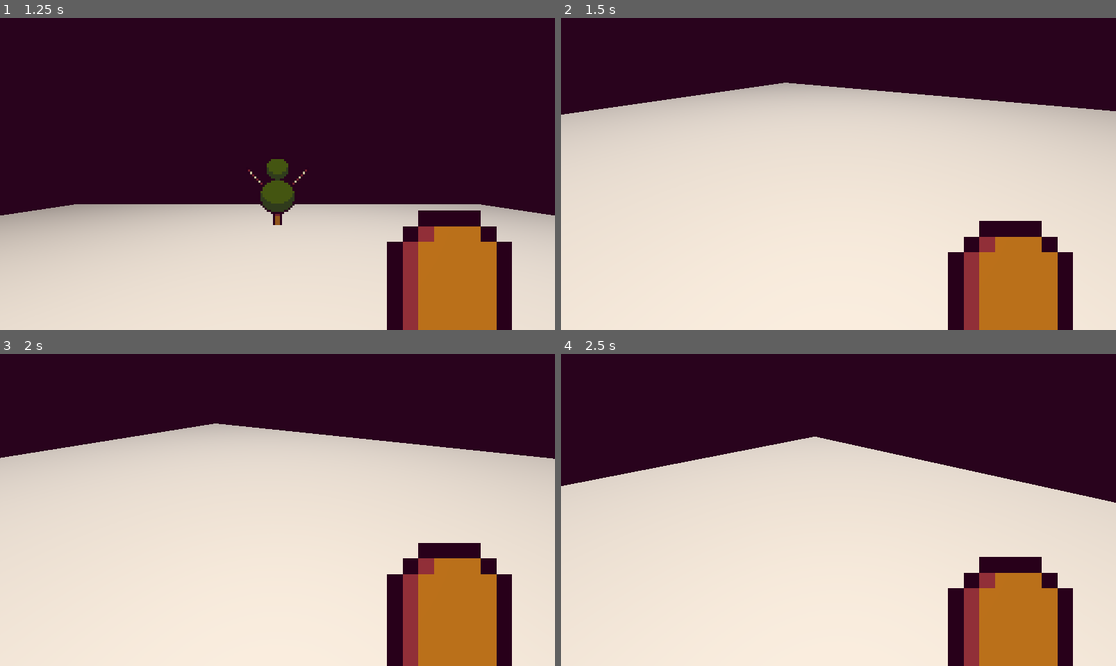
Above: before the commit, frames 1-4 (two rows, left to right).
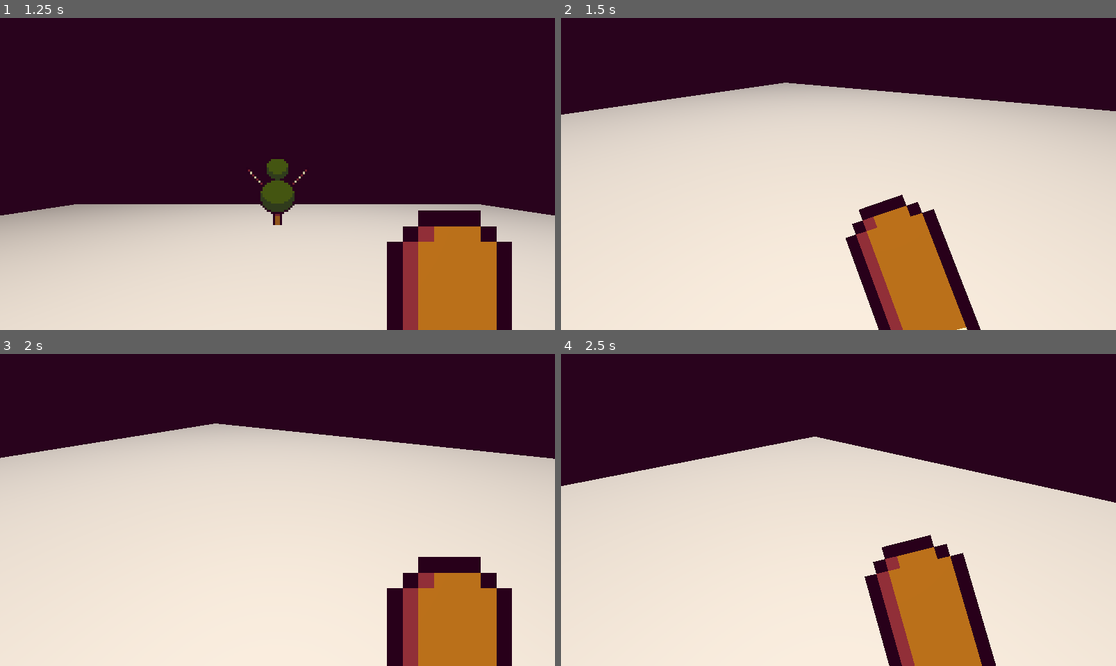
Above: after the commit, the same moments.

Repository: Ieida/Jame-Gam-Christmas
Game: Godot game, scene res://main_menu/main_menu.tscn
Same seed, same stepped clock (60 frames per second), same inputs: the game is played once before the commit and once after it. The engine's default icon, where the game draws it, is replaced by a stand-in: a white triangle on a blue panel in a dark square.
Inputs (mouse positions are in pixels of both pictures, inside the frame that each line leads up to):
- Up to frame 1 (1.25 s): click "Play Example" at 0.5 s
- Up to frame 2 (1.5 s): move the mouse to (866, 174) at 1.27 s; hold W (move_forward) from 1.28 s (still down); click (866, 174) at 1.35 s
- Up to frame 3 (2 s): keep holding W (move_forward)
- Up to frame 4 (2.5 s): keep holding W (move_forward); move the mouse to (810, 510) at 2.02 s; click (810, 510) at 2.1 s

Frame 1 is identical in both runs. In frame 2, 13% of the frame differs, in the area x 51-93%, y 56-100%; in frame 3, 1.9%; in frame 4, 12%.

Commit message:
some fixes and additions

Diff:
--- a/example_enemy/example_enemy.gd
+++ b/example_enemy/example_enemy.gd
@@ -9,6 +9,7 @@
 	health.applied_damage.connect(_on_health_applied_damage)
 	health.recieved_status.connect(_on_status_recieved)
 	health.reached_zero.connect(_on_health_reached_zero)
+	$Hitbox.health = health
 
 
 func _on_health_applied_damage():
--- a/example_enemy/example_enemy.tscn
+++ b/example_enemy/example_enemy.tscn
@@ -7,6 +7,7 @@
 [ext_resource type="Texture2D" uid="uid://d0qfu4ggnwlwo" path="res://particle_effects/mint_texture.png" id="4_psugf"]
 
 [sub_resource type="Resource" id="Resource_ytx7d"]
+resource_local_to_scene = true
 script = ExtResource("2_vi41t")
 is_infinite = true
 amount = 10.0
@@ -239,7 +240,6 @@
 
 [node name="Hitbox" parent="." instance=ExtResource("4_3msmy")]
 transform = Transform3D(1, 0, 0, 0, 1, 0, 0, 0, 1, 0, 1, 0)
-health = SubResource("Resource_ytx7d")
 
 [node name="CollisionShape3D" type="CollisionShape3D" parent="Hitbox"]
 shape = SubResource("SphereShape3D_wxety")
--- a/example_level/example_level.tscn
+++ b/example_level/example_level.tscn
@@ -1,8 +1,11 @@
-[gd_scene load_steps=10 format=3 uid="uid://c08k65hd1mxbv"]
+[gd_scene load_steps=16 format=3 uid="uid://c08k65hd1mxbv"]
 
 [ext_resource type="PackedScene" uid="uid://d4k0ibtmdvgiv" path="res://player/player.tscn" id="1_acpko"]
 [ext_resource type="PackedScene" uid="uid://bm3u2khgye7po" path="res://example_weapon/example_weapon.tscn" id="2_vgu2a"]
 [ext_resource type="PackedScene" uid="uid://3anor7mwhsdl" path="res://example_enemy/example_enemy.tscn" id="3_8cbmi"]
+[ext_resource type="Script" path="res://damage/damage.gd" id="3_nt02w"]
+[ext_resource type="Script" path="res://health/health.gd" id="4_0cfyr"]
+[ext_resource type="Script" path="res://example_status_effect/example_status_effect.gd" id="4_wnfni"]
 
 [sub_resource type="ProceduralSkyMaterial" id="ProceduralSkyMaterial_6ej8w"]
 
@@ -22,6 +25,21 @@
 
 [sub_resource type="ConcavePolygonShape3D" id="ConcavePolygonShape3D_tx8ap"]
 data = PackedVector3Array(10, 0, 10, -10, 0, 10, 10, 0, -10, -10, 0, 10, -10, 0, -10, 10, 0, -10)
+
+[sub_resource type="Resource" id="Resource_s4031"]
+script = ExtResource("4_wnfni")
+
+[sub_resource type="Resource" id="Resource_vy0ot"]
+resource_local_to_scene = true
+script = ExtResource("3_nt02w")
+amount = 1.0
+status_effect = SubResource("Resource_s4031")
+
+[sub_resource type="Resource" id="Resource_31xhp"]
+resource_local_to_scene = true
+script = ExtResource("4_0cfyr")
+is_infinite = true
+amount = 10.0
 
 [node name="ExampleLevel" type="Node3D"]
 
@@ -43,8 +61,14 @@
 weapon = NodePath("CharacterBody3D/Camera3D/ExampleWeapon")
 
 [node name="ExampleWeapon" parent="Player/CharacterBody3D/Camera3D" index="0" instance=ExtResource("2_vgu2a")]
+damage = SubResource("Resource_vy0ot")
 
 [node name="ExampleEnemy" parent="." instance=ExtResource("3_8cbmi")]
 transform = Transform3D(1, 0, 0, 0, 1, 0, 0, 0, 1, 0, 0, -6)
+health = SubResource("Resource_31xhp")
+
+[node name="Hitbox" parent="ExampleEnemy" index="3"]
+health = null
 
 [editable path="Player"]
+[editable path="ExampleEnemy"]
--- a/example_weapon/example_weapon.gd
+++ b/example_weapon/example_weapon.gd
@@ -10,7 +10,7 @@
 	if is_swinging: return
 	is_swinging = true
 
-	animation_player.queue("swing")
+	animation_player.play("swing")
 
 
 func swing_damage():
@@ -21,3 +21,4 @@
 
 func swing_end():
 	is_swinging = false
+	animation_player.queue("idle")
--- a/example_weapon/example_weapon.tscn
+++ b/example_weapon/example_weapon.tscn
@@ -9,6 +9,7 @@
 script = ExtResource("3_cxcy4")
 
 [sub_resource type="Resource" id="Resource_fk3dt"]
+resource_local_to_scene = true
 script = ExtResource("2_sp02m")
 amount = 1.0
 status_effect = SubResource("Resource_s4031")
@@ -96,7 +97,7 @@
 [sub_resource type="Animation" id="Animation_3uayf"]
 resource_name = "swing"
 length = 0.5
-loop_mode = 2
+step = 0.01
 tracks/0/type = "value"
 tracks/0/imported = false
 tracks/0/enabled = true
@@ -140,7 +141,7 @@
 tracks/3/interp = 1
 tracks/3/loop_wrap = true
 tracks/3/keys = {
-"times": PackedFloat32Array(0.1, 0.4),
+"times": PackedFloat32Array(0.2, 0.5),
 "transitions": PackedFloat32Array(1, 1),
 "values": [{
 "args": [],
--- a/player/player.gd
+++ b/player/player.gd
@@ -14,6 +14,8 @@
 @export var sensitivity: float = 0.1 ## Mouse sensitivity. Multiplied by the mouse input.
 @export var joystick_sensitivity: float = 0.1 ## Joystick sensitivity. Multiplied by the joystick input and delta.
 var look_input: Vector2 = Vector2.ZERO
+@export_category("Stats")
+@export var health: Health
 @export_category("Weapon")
 @export var weapon: Weapon
 
@@ -24,13 +26,19 @@
 
 
 func _ready():
+	# Capture mouse.
 	Input.mouse_mode = Input.MOUSE_MODE_CAPTURED
+
+	# Set up health.
+	$CharacterBody3D/Hitbox.health = health
 
 
 func _process(delta):
-	# Mouse mode
+	# Pause
 	if Input.is_action_just_pressed("ui_cancel"):
 		Input.mouse_mode = Input.MOUSE_MODE_VISIBLE
+		get_tree().paused = true
+		$PauseMenu.show()
 
 	look(delta)
 
--- a/player/player.tscn
+++ b/player/player.tscn
@@ -1,7 +1,15 @@
-[gd_scene load_steps=7 format=3 uid="uid://d4k0ibtmdvgiv"]
+[gd_scene load_steps=12 format=3 uid="uid://d4k0ibtmdvgiv"]
 
 [ext_resource type="Script" path="res://player/player.gd" id="1_q2j2o"]
 [ext_resource type="Texture2D" uid="uid://gabbo6v5adiw" path="res://character_textures/gingerbread_man.png" id="2_hipd5"]
+[ext_resource type="Script" path="res://health/health.gd" id="2_l4nr7"]
+[ext_resource type="PackedScene" uid="uid://ca1uj3p5k7x4t" path="res://hitbox/hitbox.tscn" id="4_c7lv0"]
+
+[sub_resource type="Resource" id="Resource_yl3vr"]
+resource_local_to_scene = true
+script = ExtResource("2_l4nr7")
+is_infinite = false
+amount = 100.0
 
 [sub_resource type="SphereShape3D" id="SphereShape3D_en7sx"]
 
@@ -20,14 +28,33 @@
 
 [sub_resource type="CameraAttributesPractical" id="CameraAttributesPractical_1y8yc"]
 
+[sub_resource type="CapsuleShape3D" id="CapsuleShape3D_xqiq2"]
+
+[sub_resource type="GDScript" id="GDScript_0lof4"]
+resource_name = "pause_menu"
+script/source = "extends Control
+
+
+func _ready():
+	hide()
+
+
+func _on_resume_pressed():
+	get_tree().paused = false
+	hide()
+	Input.mouse_mode = Input.MOUSE_MODE_CAPTURED
+"
+
 [node name="Player" type="Node3D"]
 script = ExtResource("1_q2j2o")
 base_speed = 13.0
 acceleration = 0.7
 deceleration = 0.95
 joystick_sensitivity = 80.0
+health = SubResource("Resource_yl3vr")
 
 [node name="CharacterBody3D" type="CharacterBody3D" parent="."]
+process_mode = 1
 transform = Transform3D(1, 0, 0, 0, 1, 0, 0, 0, 1, 0, 1, 0)
 
 [node name="Sprite3D" type="Sprite3D" parent="CharacterBody3D"]
@@ -48,6 +75,13 @@
 environment = SubResource("Environment_7xry2")
 attributes = SubResource("CameraAttributesPractical_1y8yc")
 
+[node name="Hitbox" parent="CharacterBody3D" instance=ExtResource("4_c7lv0")]
+transform = Transform3D(1, 0, 0, 0, 1, 0, 0, 0, 1, 0, -1, 0)
+
+[node name="CollisionShape3D" type="CollisionShape3D" parent="CharacterBody3D/Hitbox"]
+transform = Transform3D(1, 0, 0, 0, 1, 0, 0, 0, 1, 0, 1, 0)
+shape = SubResource("CapsuleShape3D_xqiq2")
+
 [node name="HUD" type="Control" parent="."]
 layout_mode = 3
 anchors_preset = 15
@@ -55,3 +89,39 @@
 anchor_bottom = 1.0
 grow_horizontal = 2
 grow_vertical = 2
+
+[node name="PauseMenu" type="Control" parent="."]
+process_mode = 2
+layout_mode = 3
+anchors_preset = 15
+anchor_right = 1.0
+anchor_bottom = 1.0
+grow_horizontal = 2
+grow_vertical = 2
+script = SubResource("GDScript_0lof4")
+
+[node name="ColorRect" type="ColorRect" parent="PauseMenu"]
+layout_mode = 1
+anchors_preset = 15
+anchor_right = 1.0
+anchor_bottom = 1.0
+grow_horizontal = 2
+grow_vertical = 2
+color = Color(0, 0, 0, 0.501961)
+
+[node name="Resume" type="Button" parent="PauseMenu"]
+layout_mode = 1
+anchors_preset = 8
+anchor_left = 0.5
+anchor_top = 0.5
+anchor_right = 0.5
+anchor_bottom = 0.5
+offset_left = -35.0
+offset_top = -15.5
+offset_right = 35.0
+offset_bottom = 15.5
+grow_horizontal = 2
+grow_vertical = 2
+text = "Resume"
+
+[connection signal="pressed" from="PauseMenu/Resume" to="PauseMenu" method="_on_resume_pressed"]
--- a/status_effect/status_effect.gd
+++ b/status_effect/status_effect.gd
@@ -2,5 +2,5 @@
 class_name StatusEffect
 
 
-func apply(to: Node):
+func apply(_to: Node):
 	pass
